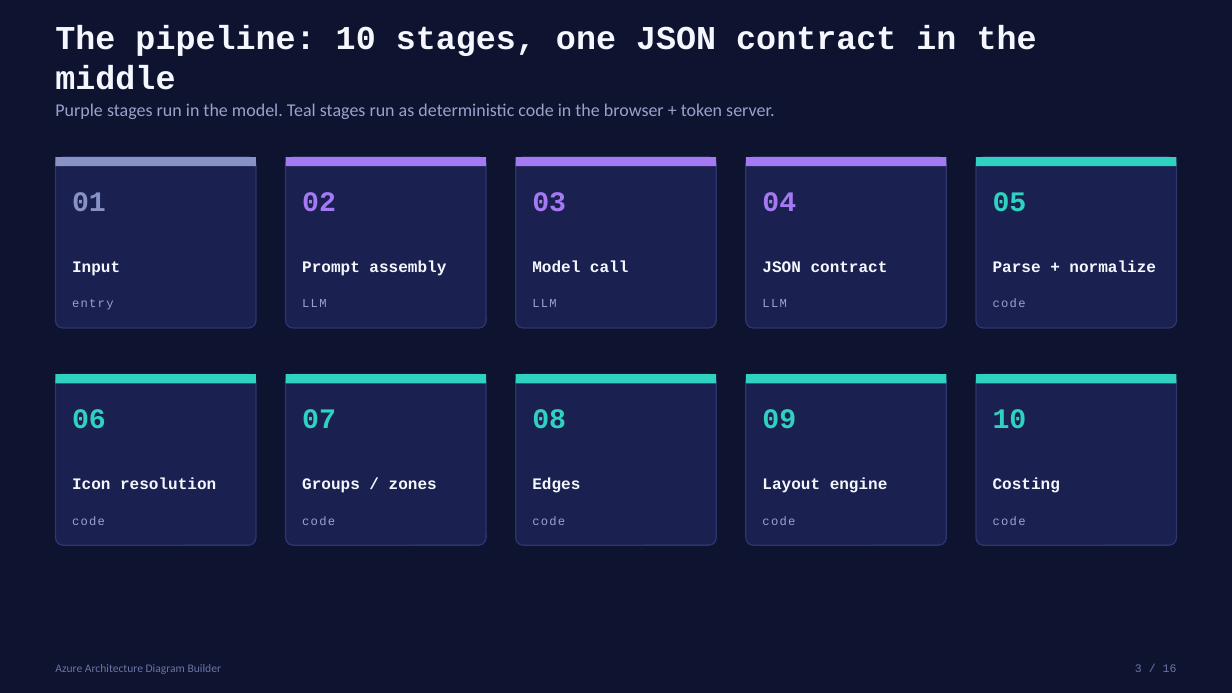
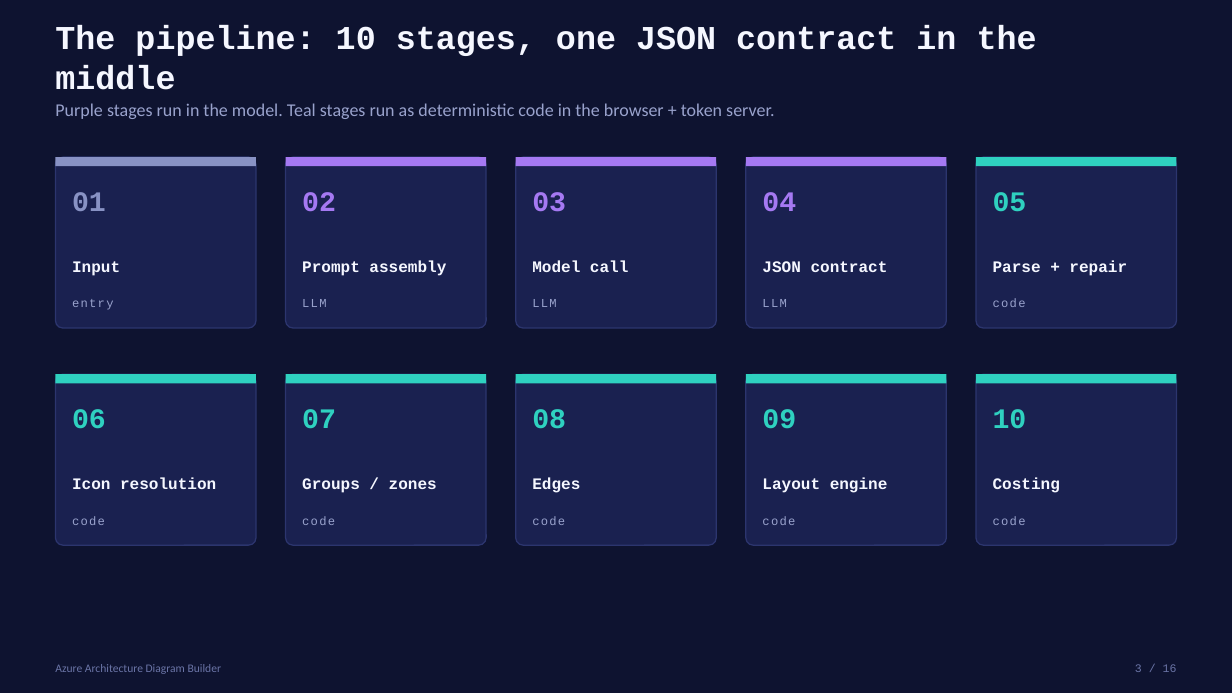
Before and after one commit to Arturo-Quiroga-MSFT/azure-architecture-diagram-builder, a slide deck: slide 3 of decks/diagram-generation/How-Diagrams-Are-Generated-Technical.pptx. Drawn at 1232x693 pixels with LibreOffice and Linux fonts; fonts in the diff are those of the drawing. Boxes give left, top, right and bottom in pixels: in the first picture for what was removed or moved away, otherwise in the second. Text is boxed around its words. In the diff, an @@ line names an element or a change of style, - is before the commit and + after.

```diff
--- a/decks/diagram-generation/How-Diagrams-Are-Generated-Technical.pptx
+++ b/decks/diagram-generation/How-Diagrams-Are-Generated-Technical.pptx
@@ text at [993,260,1127,276]: text changed @@
-Parse + normalize
+Parse + repair
```
Also in this commit, not shown: 10 other slides changed, 8 other files.
